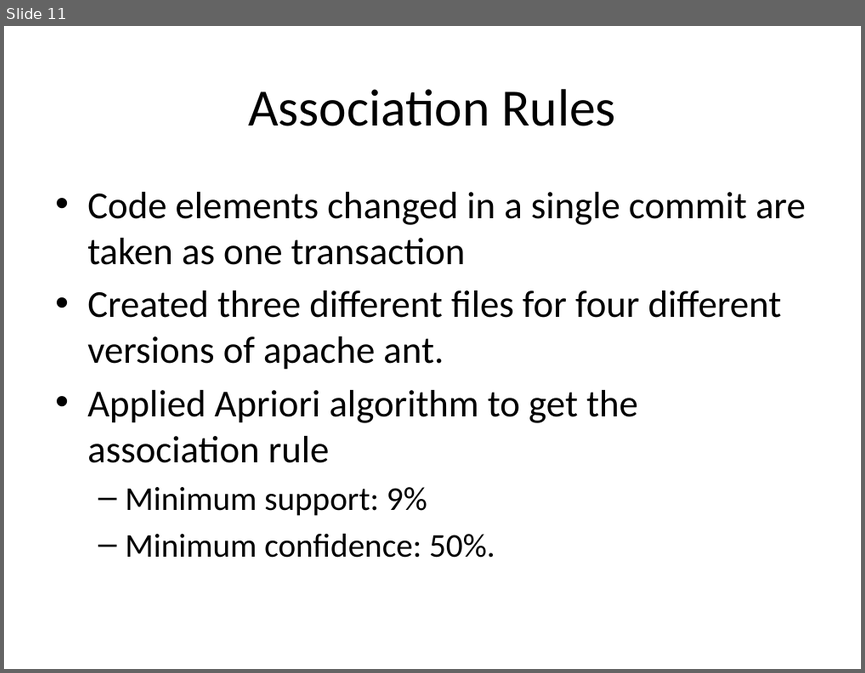
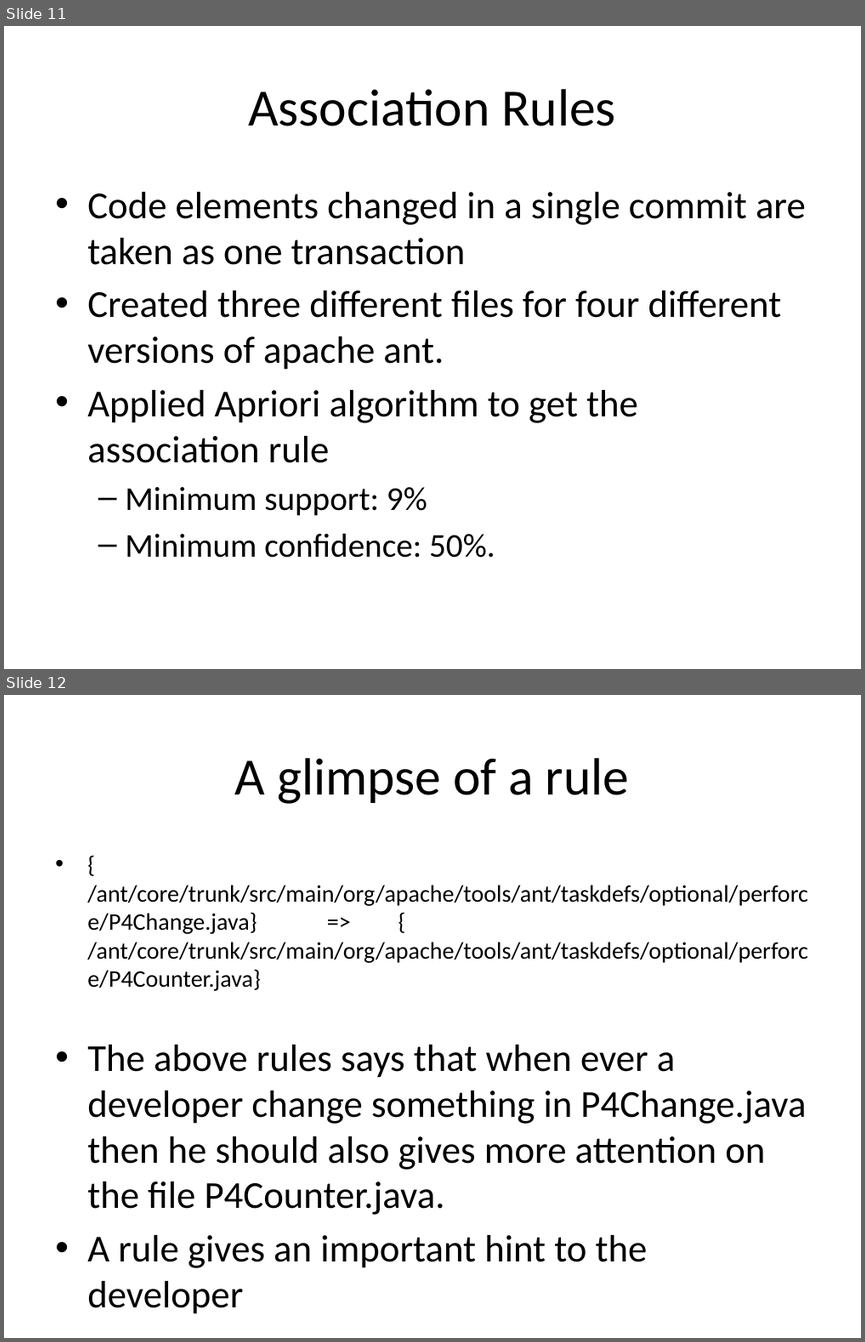
Before and after one commit to tajmilur-rahman/SOEN6611, a slide deck: milestones/Group_Presentation_Volatility.pptx. Shown one above the other, each under a label of ours: slide 11 before the commit, slides 11 and 12 after it. The pictures are 865x673 and 865x1342 pixels, drawn with LibreOffice and Linux fonts; fonts in the diff are those of the drawing. Boxes give left, top, right and bottom in pixels: in the first picture for what was removed or moved away, otherwise in the second. Text is boxed around its words. In the diff, an @@ line names an element or a change of style, - is before the commit and + after.

Commit message:
updating ppt

```diff
--- a/milestones/Group_Presentation_Volatility.pptx
+++ b/milestones/Group_Presentation_Volatility.pptx
@@ slide 12 added at box(4, 695, 861, 1338), background #FFFFFF @@
@@ title added at box(235, 758, 629, 804), 44 pt, text #000000 @@
+A glimpse of a rule
@@ text added at box(87, 885, 808, 1268), 20 pt, text #000000 @@
+• { /ant/core/trunk/src/main/org/apache/tools/ant/taskdefs/optional/perforce/P4Change.java} => { /ant/core/trunk/src/main/org/apache/tools/ant/taskdefs/optional/perforce/P4Counter.java}
+• The above rules says that when ever a developer change something in P4Change.java then he should also gives more attention on the file P4Counter.java.
+• A rule gives an important hint to the developer
```
Also in this commit, not shown: 1 slide changed, 3 other files.
